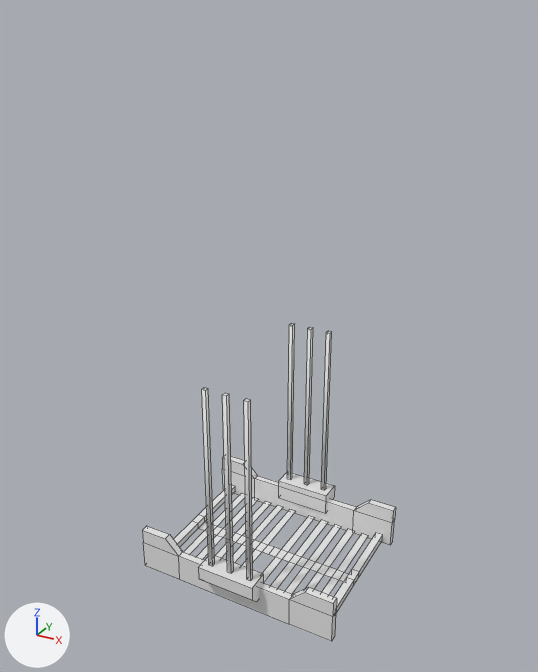
The FBX model Cor Umbra 2.0/Assets/_Dev/Jow/Objects/FBX_01/Misc/SM_PROP_GRID_VENT_01.fbx, before and after one commit.
Before and after are seen from a 50 mm camera at (2.14, -3.94, 3.74) aimed at (-0.01, -0.02, 1.78). The lights are fixed; the arrows at lower left show +X, +Y and +Z. The older version comes first. Mesh edges are drawn as thin lines. Where no turn or scale is listed for an object, it has been applied to the vertices.

Names of what the first picture shows: 'SM_PROP_GRID_VENT_01'.
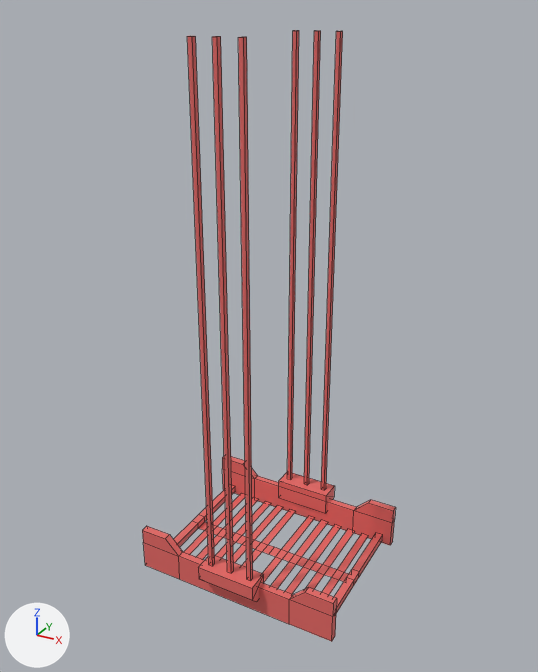
Diff of the bpy script that builds the scene:
```diff
--- a/Cor Umbra 2.0/Assets/_Dev/Jow/Objects/FBX_01/Misc/SM_PROP_GRID_VENT_01.fbx.py
+++ b/Cor Umbra 2.0/Assets/_Dev/Jow/Objects/FBX_01/Misc/SM_PROP_GRID_VENT_01.fbx.py
@@ mat_m_props_02 @@
+mat_m_props_02 = principled_material('M_PROPS_02')
+mat_m_props_02.base_color = (0.8, 0.142, 0.131)  # red #e76965
@@ me_cube_016 @@
 # used by ob_sm_prop_grid_vent_01; location = (0.0, 0.0, 0.0)
-me_cube_016.from_pydata(...)  # 230 vertices, 160 faces; spans x -0.75..0.75, y -0.65..0.65, z 0.0..1.62
+me_cube_016.from_pydata(...)  # 230 vertices, 152 faces; spans x -0.75..0.75, y -0.65..0.65, z 0.0..3.62
+# me_cube_016 part 1
+# 24 vertices are removed from x -0.16..0.16, y -0.59..0.59, z 1.62
+# 40 faces are deleted
+# 24 new vertices lie (0.0, 0.0, 3.35) away from vertices in x -0.16..0.16, y -0.59..0.59, z 0.27
+# 32 new faces join them
+# me_cube_016 part 2: 120 faces spanning x -0.75..0.75, y -0.65..0.65, z 0.0..0.32 switch from no material to mat_m_props_02 (red #e76965)
```

Location of each change, (x1, y1, x2, y2) in pixels of the pictures (538 x 672 px; the box of a moved part takes in the faces that stretch with it):
'SM_PROP_GRID_VENT_01', reshaped (92% taller): before (142, 323, 396, 642); after (142, 30, 396, 642)
part 1 of me_cube_016, moved or reshaped: before (202, 323, 334, 602); after (187, 30, 343, 602)
part 2 of me_cube_016, recoloured (white to red): (142, 456, 396, 642) in both
